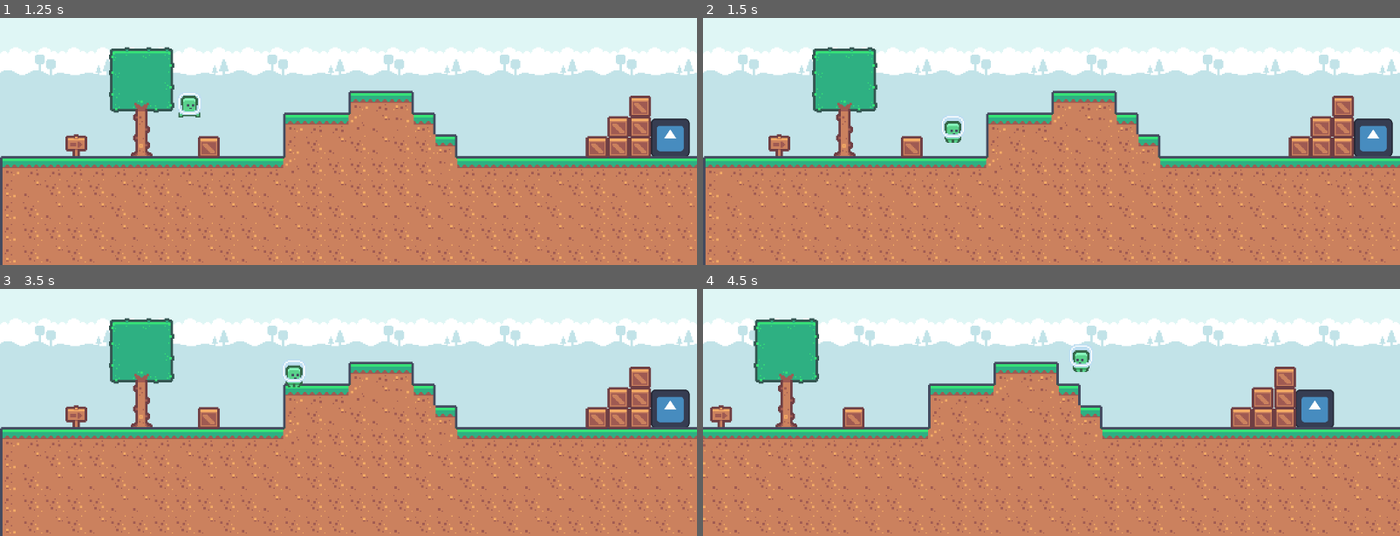
Above: before the commit, frames 1-4 (two rows, left to right).
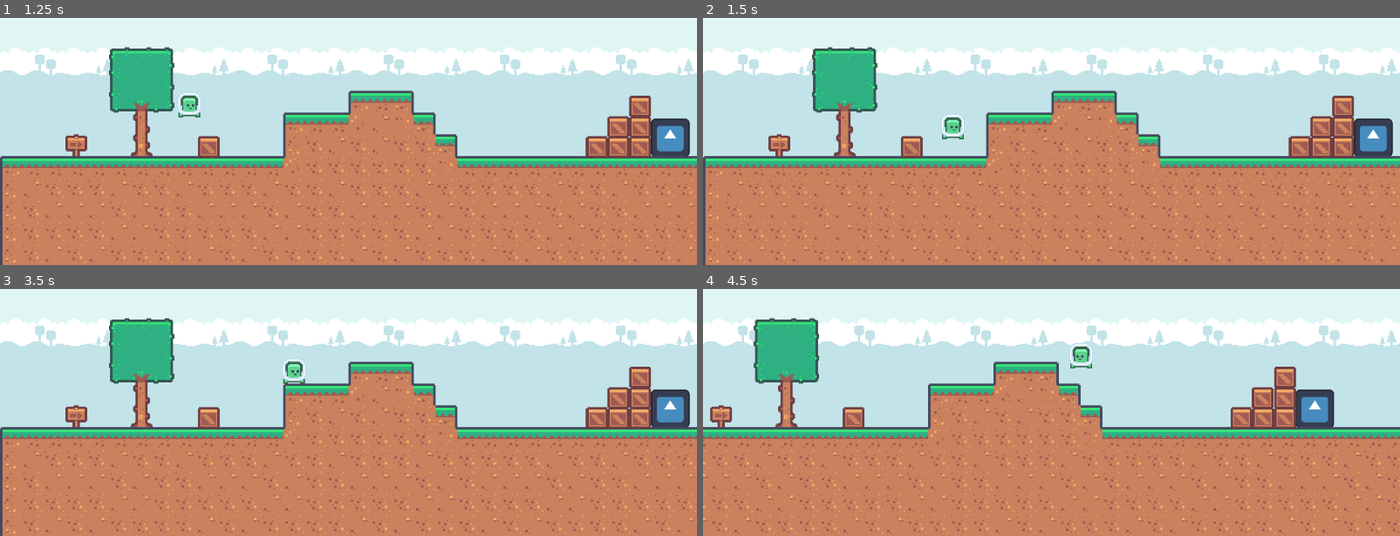
Above: after the commit, the same moments.

Repository: dallasschoff/gord-the-game
Game: Godot game, scene res://Scenes/Game_0.2.tscn
Same seed, same stepped clock (60 frames per second), same inputs: the game is played once before the commit and once after it. The engine's default icon, where the game draws it, is replaced by a stand-in: a white triangle on a blue panel in a dark square.
Inputs:
- Up to frame 1 (1.25 s): hold D (move_right) from 0.53 s (still down); tap Space (jump) at 0.77 s
- Up to frame 2 (1.5 s): keep holding D (move_right)
- Up to frame 3 (3.5 s): tap Space (jump) at 1.52, 3.02 s; release D (move_right) at 2.03 s; hold A (move_left) 2.03-2.78 s; hold D (move_right) from 2.78 s (still down)
- Up to frame 4 (4.5 s): tap Space (jump) at 3.77 s; release D (move_right) at 4.28 s; hold A (move_left) from 4.28 s (still down)

Frame 1 is identical in both runs. In frame 2, 0.2% of the frame differs, in the area x 34-38%, y 39-51%; in frame 3, 0.2%, in the area x 40-44%, y 28-40%; in frame 4, 0.2%.

Commit message:
Improved jump animation

Diff:
--- a/Scenes/GravityPlayer.tscn
+++ b/Scenes/GravityPlayer.tscn
@@ -14,21 +14,57 @@
 atlas = ExtResource("3_p1xi0")
 region = Rect2(24, 0, 24, 24)
 
-[sub_resource type="AtlasTexture" id="AtlasTexture_o7pba"]
+[sub_resource type="AtlasTexture" id="AtlasTexture_phe42"]
 atlas = ExtResource("3_3xijh")
-region = Rect2(1, 27, 24, 24)
+region = Rect2(96, 0, 24, 24)
 
-[sub_resource type="AtlasTexture" id="AtlasTexture_lov25"]
+[sub_resource type="AtlasTexture" id="AtlasTexture_2ewyn"]
 atlas = ExtResource("3_3xijh")
-region = Rect2(27, 27, 24, 24)
+region = Rect2(144, 0, 24, 24)
 
-[sub_resource type="AtlasTexture" id="AtlasTexture_7t4gg"]
+[sub_resource type="AtlasTexture" id="AtlasTexture_aeojw"]
 atlas = ExtResource("3_3xijh")
-region = Rect2(1, 1, 24, 24)
+region = Rect2(120, 0, 24, 24)
 
-[sub_resource type="AtlasTexture" id="AtlasTexture_gn2qn"]
+[sub_resource type="AtlasTexture" id="AtlasTexture_uqa48"]
 atlas = ExtResource("3_3xijh")
-region = Rect2(27, 1, 24, 24)
+region = Rect2(168, 0, 24, 24)
+
+[sub_resource type="AtlasTexture" id="AtlasTexture_d2ca0"]
+atlas = ExtResource("3_3xijh")
+region = Rect2(192, 0, 24, 24)
+
+[sub_resource type="AtlasTexture" id="AtlasTexture_5kvld"]
+atlas = ExtResource("3_3xijh")
+region = Rect2(216, 0, 24, 24)
+
+[sub_resource type="AtlasTexture" id="AtlasTexture_26maq"]
+atlas = ExtResource("3_3xijh")
+region = Rect2(240, 0, 24, 24)
+
+[sub_resource type="AtlasTexture" id="AtlasTexture_t8bgr"]
+atlas = ExtResource("3_3xijh")
+region = Rect2(264, 0, 24, 24)
+
+[sub_resource type="AtlasTexture" id="AtlasTexture_ium3k"]
+atlas = ExtResource("3_3xijh")
+region = Rect2(288, 0, 24, 24)
+
+[sub_resource type="AtlasTexture" id="AtlasTexture_xpruw"]
+atlas = ExtResource("3_3xijh")
+region = Rect2(312, 0, 24, 24)
+
+[sub_resource type="AtlasTexture" id="AtlasTexture_v1p2l"]
+atlas = ExtResource("3_3xijh")
+region = Rect2(336, 0, 24, 24)
+
+[sub_resource type="AtlasTexture" id="AtlasTexture_rhqwj"]
+atlas = ExtResource("3_3xijh")
+region = Rect2(360, 0, 24, 24)
+
+[sub_resource type="AtlasTexture" id="AtlasTexture_3puxp"]
+atlas = ExtResource("3_3xijh")
+region = Rect2(384, 0, 24, 24)
 
 [sub_resource type="SpriteFrames" id="SpriteFrames_4yqe8"]
 animations = [{
@@ -45,16 +81,43 @@
 }, {
 "frames": [{
 "duration": 1.0,
-"texture": SubResource("AtlasTexture_o7pba")
+"texture": SubResource("AtlasTexture_phe42")
 }, {
 "duration": 1.0,
-"texture": SubResource("AtlasTexture_lov25")
+"texture": SubResource("AtlasTexture_2ewyn")
 }, {
 "duration": 1.0,
-"texture": SubResource("AtlasTexture_7t4gg")
+"texture": SubResource("AtlasTexture_aeojw")
+}, {
+"duration": 20.0,
+"texture": SubResource("AtlasTexture_uqa48")
 }, {
 "duration": 1.0,
-"texture": SubResource("AtlasTexture_gn2qn")
+"texture": SubResource("AtlasTexture_d2ca0")
+}, {
+"duration": 1.0,
+"texture": SubResource("AtlasTexture_5kvld")
+}, {
+"duration": 1.0,
+"texture": SubResource("AtlasTexture_26maq")
+}, {
+"duration": 1.0,
+"texture": SubResource("AtlasTexture_t8bgr")
+}, {
+"duration": 1.0,
+"texture": SubResource("AtlasTexture_ium3k")
+}, {
+"duration": 1.0,
+"texture": SubResource("AtlasTexture_xpruw")
+}, {
+"duration": 1.0,
+"texture": SubResource("AtlasTexture_v1p2l")
+}, {
+"duration": 1.0,
+"texture": SubResource("AtlasTexture_rhqwj")
+}, {
+"duration": 1.0,
+"texture": SubResource("AtlasTexture_3puxp")
 }],
 "loop": false,
 "name": &"jumping",
@@ -80,6 +143,8 @@
 scale = Vector2(-1, 1)
 sprite_frames = SubResource("SpriteFrames_4yqe8")
 animation = &"jumping"
+frame = 3
+frame_progress = 0.716212
 
 [node name="AttackArea" type="Area2D" parent="."]
 position = Vector2(27, 0)
--- a/Scripts/gravityPlayer.gd
+++ b/Scripts/gravityPlayer.gd
@@ -53,6 +53,5 @@
 		velocity.y = -JUMP_SPEED
 
 func _on_animated_sprite_2d_animation_finished():
-		animated_sprite.frame = 4
 		if is_on_floor():
 			animated_sprite.stop()
Binary file added: Assets/My Assets/CharacterJump/CharacterJump10.png
Not shown, added: Assets/My Assets/CharacterJump/CharacterJump10.png.import
Binary file added: Assets/My Assets/CharacterJump/CharacterJump11.png
Not shown, added: Assets/My Assets/CharacterJump/CharacterJump11.png.import
Binary file added: Assets/My Assets/CharacterJump/CharacterJump12.png
Not shown, added: Assets/My Assets/CharacterJump/CharacterJump12.png.import
Binary file added: Assets/My Assets/CharacterJump/CharacterJump13.png
Not shown, added: Assets/My Assets/CharacterJump/CharacterJump13.png.import
Binary file added: Assets/My Assets/CharacterJump/CharacterJump5.png
Not shown, added: Assets/My Assets/CharacterJump/CharacterJump5.png.import
Binary file added: Assets/My Assets/CharacterJump/CharacterJump6.png
Not shown, added: Assets/My Assets/CharacterJump/CharacterJump6.png.import
(and 8 more such lines)
